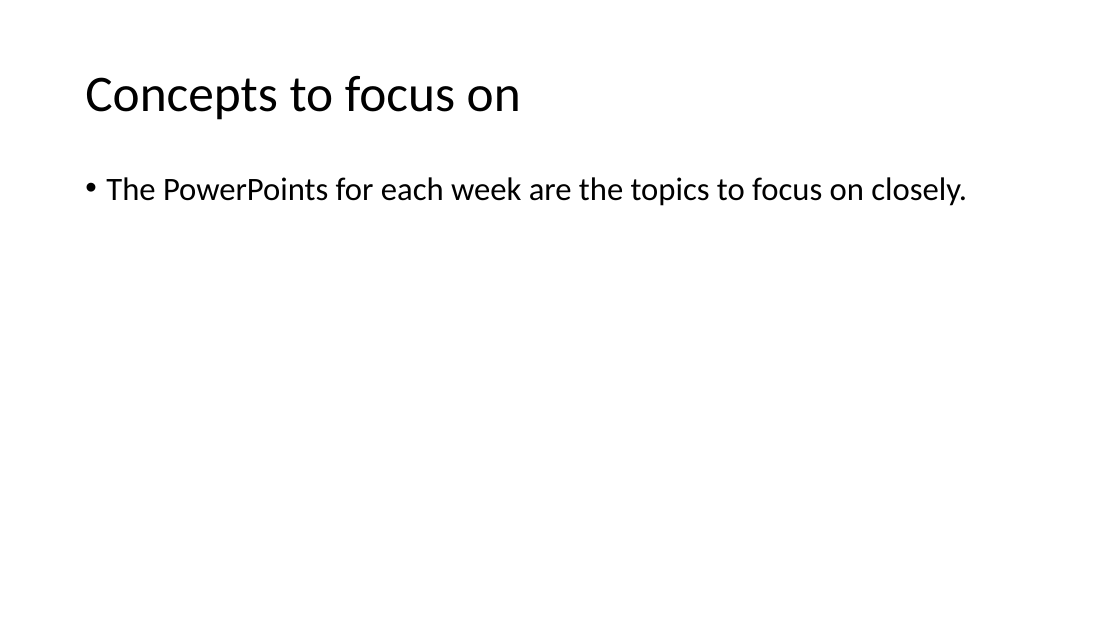
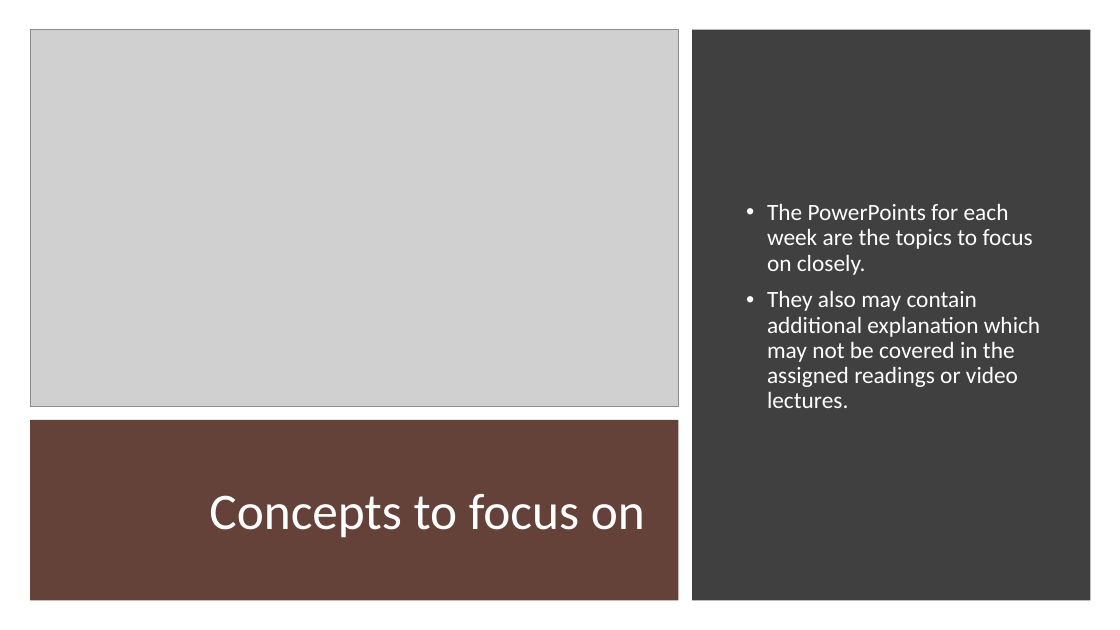
Before and after one commit to cmcntsh/statistics, a slide deck: slide 2 of materials/Week 1.pptx. Drawn at 1120x630 pixels with LibreOffice and Linux fonts; fonts in the diff are those of the drawing; grey boxes stand for pictures. Boxes give left, top, right and bottom in pixels: in the first picture for what was removed or moved away, otherwise in the second. Text is boxed around its words. In the diff, an @@ line names an element or a change of style, - is before the commit and + after.

Commit message:
Update week 1 material

```diff
--- a/materials/Week 1.pptx
+++ b/materials/Week 1.pptx
@@ picture added at (30,29,679,407) @@
@@ rectangle added at (692,29,1091,601), fill #404040 @@
@@ text "The PowerPoints for each week ...": place and size @@
-text "The PowerPoints for each week ..." at (106,177,967,206)
+text "The PowerPoints for each week ..." at (767,204,1040,408)
@@ text "The PowerPoints for each week ..." at (767,204,1040,408): vertical alignment top to middle @@
@@ text at (767,204,1033,275): size 28 to 20 pt, text colour #000000 to #FFFFFF in "The PowerPoints for each week are the ..." @@
@@ text at (767,291,1040,408): paragraph added @@
+• They also may contain additional explanation which may not be covered in the assigned readings or video lectures.
@@ rectangle added at (30,420,679,601), fill #644239 @@
@@ title "Concepts to focus on": place and size @@
-title "Concepts to focus on" at (85,76,521,120)
+title "Concepts to focus on" at (209,494,645,538)
@@ title "Concepts to focus on" at (209,494,645,538): text colour #000000 to #FFFFFF; alignment left to right @@
```
Also in this commit, not shown: 1 other slide changed, 10 slides added, 11 slides removed, 1 other file.
